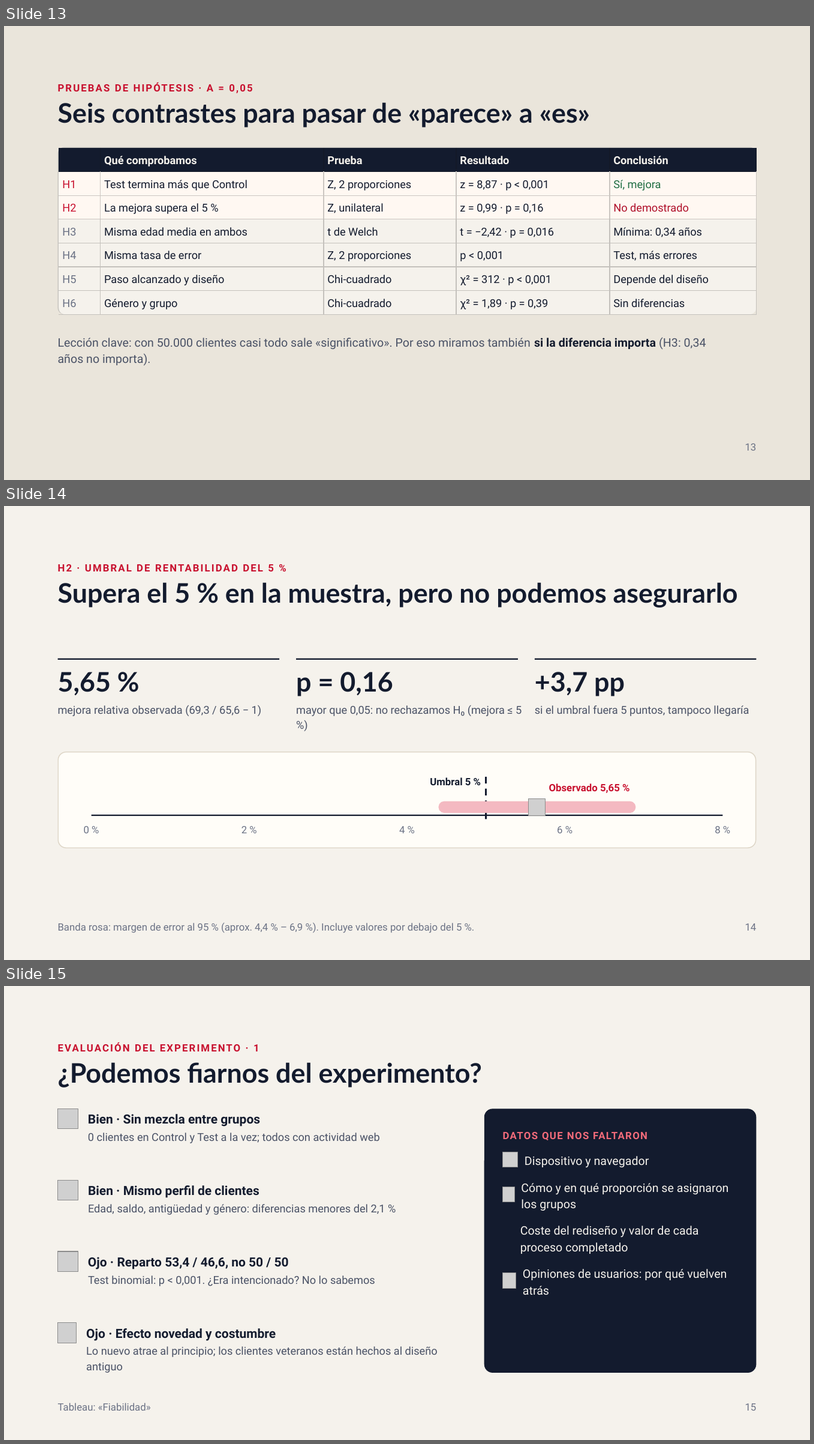
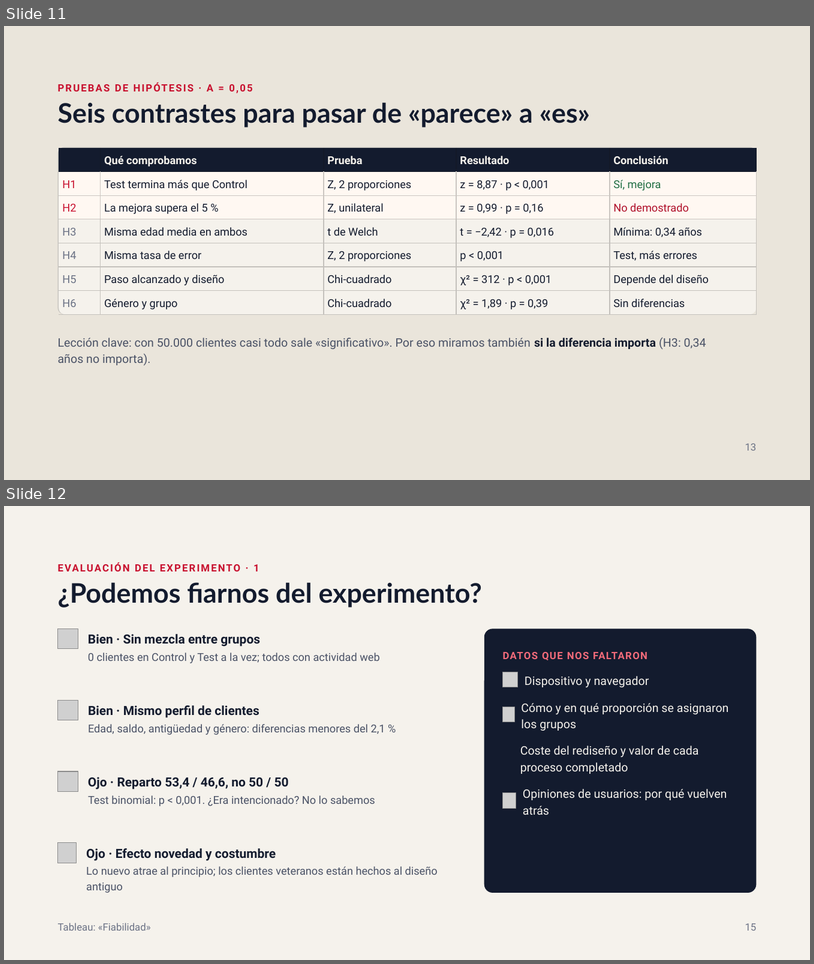
Before and after one commit to beafernandez22/Project_Vanguard_ab_Test, a slide deck: outputs/Vanguard_Presentación.pptx. Shown one above the other, each under a label of ours: slides 13, 14 and 15 before the commit, slides 11 and 12 after it. The pictures are 814x1444 and 814x964 pixels, drawn with LibreOffice and Linux fonts; fonts in the diff are those of the drawing; grey boxes stand for pictures; background and template pictures are left out. Boxes give left, top, right and bottom in pixels: in the first picture for what was removed or moved away, otherwise in the second. Text is boxed around its words. In the diff, an @@ line names an element or a change of style, - is before the commit and + after.

```diff
--- a/outputs/Vanguard_Presentación.pptx
+++ b/outputs/Vanguard_Presentación.pptx
@@ slide 14 removed at (4,506,810,960), background #F5F2EC @@
@@ text removed at (268,564,274,571) @@
-H2 · UMBRAL DE RENTABILIDAD DEL 5 %
@@ title removed at (58,582,738,607) @@
-Supera el 5 % en la muestra, pero no podemos asegurarlo
@@ line removed from (58, 659) to (280, 659) @@
@@ line removed from (296, 659) to (518, 659) @@
@@ line removed from (535, 659) to (756, 659) @@
@@ text removed at (58,672,111,695) @@
-5,65 %
@@ text removed at (296,672,393,696) @@
-p = 0,16
@@ text removed at (535,672,625,696) @@
-+3,7 pp
@@ text removed at (58,705,262,716) @@
-mejora relativa observada (69,3 / 65,6 − 1)
@@ text removed at (296,705,522,716) @@
-mayor que 0,05: no rechazamos H₀ (mejora ≤ 5 %)
@@ text removed at (535,705,749,716) @@
-si el umbral fuera 5 puntos, tampoco llegaría
@@ rounded rectangle removed at (59,751,756,847) @@
@@ text removed at (430,777,471,785) @@
-Umbral 5 %
@@ line removed from (486, 777) to (486, 823) @@
@@ text removed at (549,783,620,793) @@
-Observado 5,65 %
@@ rounded rectangle removed at (439,801,636,813) @@
@@ picture removed at (529,799,546,816) @@
@@ text removed at (84,826,89,833) @@
-0 %
@@ rectangle removed at (91,814,723,816) @@
@@ text removed at (242,826,247,833) @@
-2 %
@@ text removed at (399,826,405,833) @@
-4 %
@@ text removed at (557,826,563,833) @@
-6 %
@@ text removed at (715,826,720,833) @@
-8 %
@@ text removed at (58,922,462,933) @@
-Banda rosa: margen de error al 95 % (aprox. 4,4 % – 6,9 %). Incluye valores por debajo del 5 %.
@@ text removed at (746,923,757,930) @@
-14
@@ what was slide 13 is now slide 11 @@
@@ what was slide 15 is now slide 12 @@
```
Also in this commit, not shown: 6 slides changed, 4 other slides removed, 1 other file.
